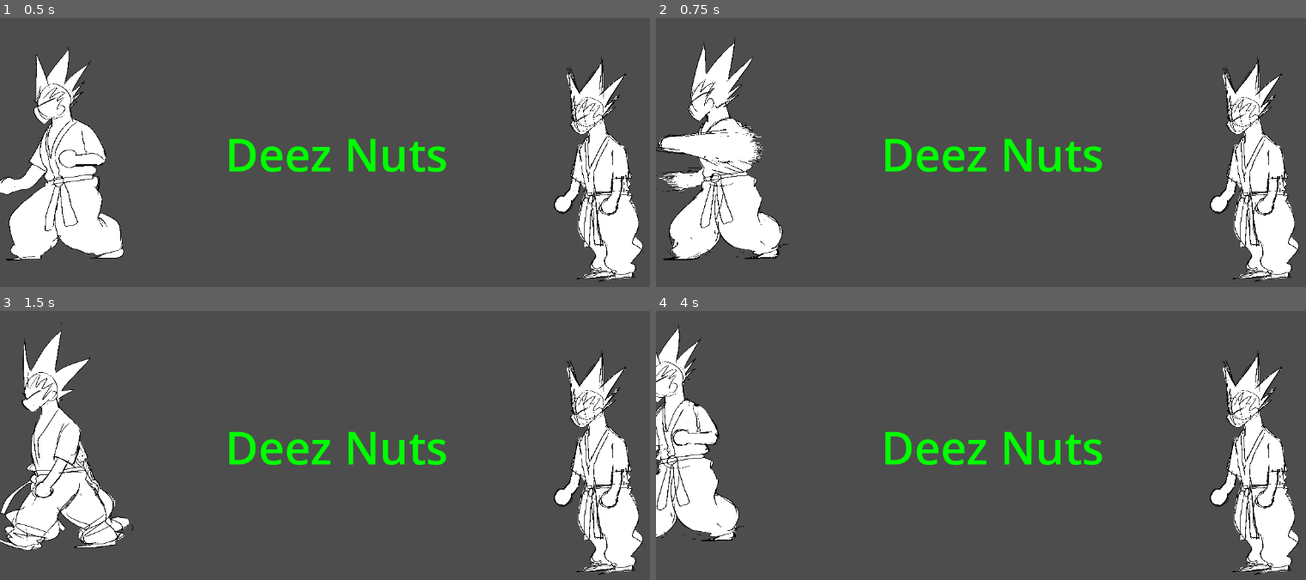
Above: before the commit, frames 1-4 (two rows, left to right).
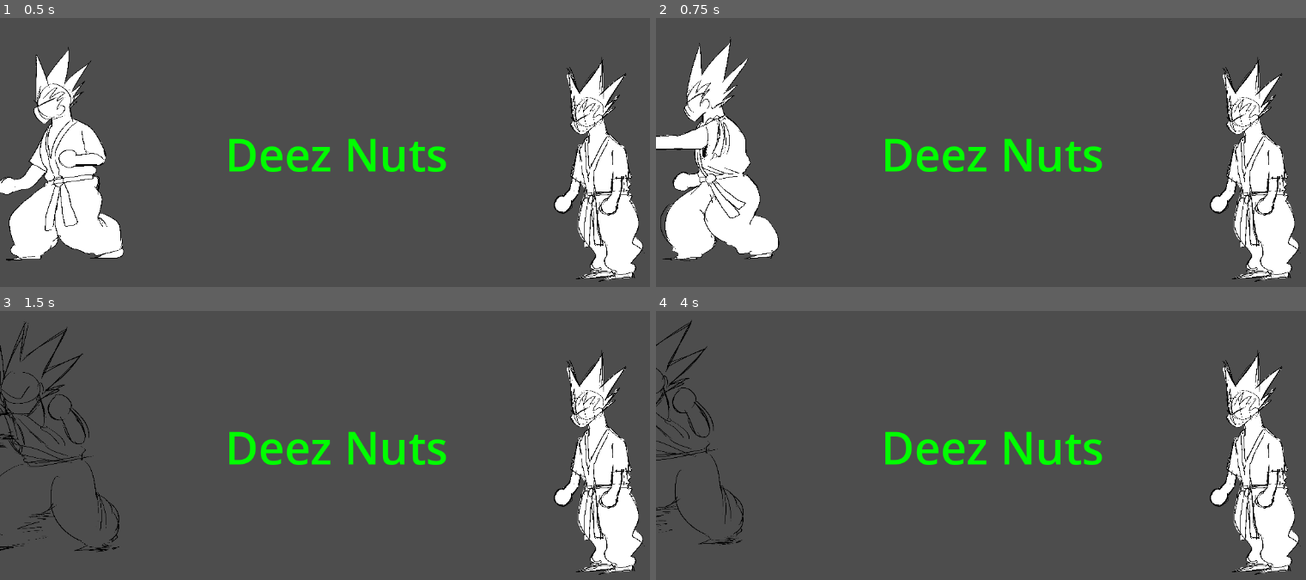
Above: after the commit, the same moments.

Repository: jazielpicon1/project-bullshit
Game: Godot game, scene res://Scenes/main.tscn
The game is run twice, just before and just after one commit, with the same random seed, the same clock (stepped at 60 frames per second) and the same inputs.
Inputs:
- Up to frame 1 (0.5 s): no input
- Up to frame 2 (0.75 s): hold J (Basic Attack punch, bound only before the commit) from 0.53 s (still down)
- Up to frame 3 (1.5 s): tap W (Jump) at 0.77 s; tap K (Heavy Punch, bound only after the commit) at 0.8, 1.35 s; release J (Basic Attack punch, bound only before the commit) at 1.28 s; hold A (Walk Backwards) from 1.28 s (still down)
- Up to frame 4 (4 s): tap W (Jump) at 1.52, 3.02, 3.77 s; tap J (Basic Attack punch, bound only before the commit) at 1.55, 3.05 s; release A (Walk Backwards) at 2.03 s; hold J (Basic Attack punch, bound only before the commit) 2.03-2.78 s; tap K (Heavy Punch, bound only after the commit) at 2.3, 3.8 s; tap S (Crouch) at 2.85 s; hold A (Walk Backwards) from 3.53 s (still down); hold D (Walk Foward) from 3.53 s (still down)

Frame 1 is identical in both runs. In frame 2, 3.4% of the frame differs, in the area x 0-21%, y 7-91%; in frame 3, 7.4%, in the area x 0-21%, y 3-90%; in frame 4, 5.8%.

Commit message:
Karate Man's Heavy punch animated
-Implemented Karate's Man Heavy Punch animation
- Changed "Basic Attack Punch" to light punch
-Use "K" to use Heavy Punch in the scenes

Diff:
--- a/Scenes/player_1.tscn
+++ b/Scenes/player_1.tscn
@@ -1,11 +1,16 @@
-[gd_scene load_steps=28 format=3 uid="uid://cwcu54gcbtjdl"]
+[gd_scene load_steps=38 format=3 uid="uid://cwcu54gcbtjdl"]
 
 [ext_resource type="Script" uid="uid://dkp00fykuwao3" path="res://Scripts/player_1.gd" id="1_c4k0l"]
+[ext_resource type="Texture2D" uid="uid://bagfh8lyeje5x" path="res://assets/karate_man/km_super-punch0000.png" id="2_kslfe"]
 [ext_resource type="Texture2D" uid="uid://brfgmdmmeuxmo" path="res://assets/karate_man/km_walk.png" id="3_aatkl"]
+[ext_resource type="Texture2D" uid="uid://bnsv6q3qf1sli" path="res://assets/karate_man/km_super-punch0003.png" id="3_k46vw"]
 [ext_resource type="Texture2D" uid="uid://cl8yy274gl8b7" path="res://assets/karate_man/38e.png" id="3_lp8rx"]
 [ext_resource type="Texture2D" uid="uid://di026bfwtj4qr" path="res://assets/karate_man/38f.png" id="4_jkush"]
+[ext_resource type="Texture2D" uid="uid://ua78wiqyog55" path="res://assets/karate_man/km_super-punch0004.png" id="4_xg3ne"]
 [ext_resource type="Texture2D" uid="uid://1vnjwpcorgmi" path="res://assets/karate_man/km_punch0000.png" id="5_2ympu"]
+[ext_resource type="Texture2D" uid="uid://dpuod15hy1sey" path="res://assets/karate_man/km_super-punch0006.png" id="5_tyugg"]
 [ext_resource type="Texture2D" uid="uid://6ysvfbtvu1bx" path="res://assets/karate_man/km_punch0002.png" id="6_1fs8r"]
+[ext_resource type="Texture2D" uid="uid://byi6gyrqp1h5s" path="res://assets/karate_man/km_super-punch0007.png" id="6_q1mvt"]
 [ext_resource type="Texture2D" uid="uid://cwl465o1b7b50" path="res://assets/karate_man/km_stance0000.png" id="7_mndha"]
 [ext_resource type="Texture2D" uid="uid://5x7qi70kjgly" path="res://assets/karate_man/km_punch0003.png" id="7_s4j3i"]
 [ext_resource type="Texture2D" uid="uid://7uovh6twq5gl" path="res://assets/karate_man/km_stance0009.png" id="8_2ympu"]
@@ -13,6 +18,26 @@
 
 [sub_resource type="SpriteFrames" id="SpriteFrames_kfbq2"]
 animations = [{
+"frames": [{
+"duration": 1.0,
+"texture": ExtResource("2_kslfe")
+}, {
+"duration": 1.0,
+"texture": ExtResource("3_k46vw")
+}, {
+"duration": 1.0,
+"texture": ExtResource("4_xg3ne")
+}, {
+"duration": 1.0,
+"texture": ExtResource("5_tyugg")
+}, {
+"duration": 1.0,
+"texture": ExtResource("6_q1mvt")
+}],
+"loop": true,
+"name": &"heavy punch",
+"speed": 5.0
+}, {
 "frames": [{
 "duration": 1.0,
 "texture": ExtResource("3_aatkl")
@@ -91,6 +116,35 @@
 &"RESET": SubResource("Animation_lp8rx")
 }
 
+[sub_resource type="Animation" id="Animation_qrwht"]
+resource_name = "heavy_punch"
+length = 0.5
+loop_mode = 1
+tracks/0/type = "value"
+tracks/0/imported = false
+tracks/0/enabled = true
+tracks/0/path = NodePath("../AnimatedSprite2D:animation")
+tracks/0/interp = 1
+tracks/0/loop_wrap = true
+tracks/0/keys = {
+"times": PackedFloat32Array(0, 0.1, 0.198338, 0.297507, 0.399825),
+"transitions": PackedFloat32Array(1, 1, 1, 1, 1),
+"update": 1,
+"values": [&"heavy punch", &"heavy punch", &"heavy punch", &"heavy punch", &"heavy punch"]
+}
+tracks/1/type = "value"
+tracks/1/imported = false
+tracks/1/enabled = true
+tracks/1/path = NodePath("../AnimatedSprite2D:frame")
+tracks/1/interp = 1
+tracks/1/loop_wrap = true
+tracks/1/keys = {
+"times": PackedFloat32Array(0, 0.1, 0.199912, 0.297507, 0.399825),
+"transitions": PackedFloat32Array(1, 1, 1, 1, 1),
+"update": 1,
+"values": [0, 1, 2, 3, 4]
+}
+
 [sub_resource type="Animation" id="Animation_jkush"]
 resource_name = "punching"
 length = 0.3
@@ -179,10 +233,14 @@
 
 [sub_resource type="AnimationLibrary" id="AnimationLibrary_mndha"]
 _data = {
+&"heavy punch": SubResource("Animation_qrwht"),
 &"light punch": SubResource("Animation_jkush"),
 &"standing": SubResource("Animation_mndha"),
 &"walking": SubResource("Animation_vmi10")
 }
+
+[sub_resource type="AnimationNodeAnimation" id="AnimationNodeAnimation_kslfe"]
+animation = &"Karate Man animations/heavy punch"
 
 [sub_resource type="AnimationNodeAnimation" id="AnimationNodeAnimation_lp8rx"]
 animation = &"Karate Man animations/light punch"
@@ -206,7 +264,18 @@
 switch_mode = 2
 advance_mode = 2
 
+[sub_resource type="AnimationNodeStateMachineTransition" id="AnimationNodeStateMachineTransition_k46vw"]
+
+[sub_resource type="AnimationNodeStateMachineTransition" id="AnimationNodeStateMachineTransition_xg3ne"]
+
+[sub_resource type="AnimationNodeStateMachineTransition" id="AnimationNodeStateMachineTransition_tyugg"]
+break_loop_at_end = true
+switch_mode = 2
+advance_mode = 2
+
 [sub_resource type="AnimationNodeStateMachine" id="AnimationNodeStateMachine_qrwht"]
+"states/Karate Man animations_heavy punch/node" = SubResource("AnimationNodeAnimation_kslfe")
+"states/Karate Man animations_heavy punch/position" = Vector2(427.092, 257)
 "states/Karate Man animations_light_punch/node" = SubResource("AnimationNodeAnimation_lp8rx")
 "states/Karate Man animations_light_punch/position" = Vector2(223, 181)
 "states/Karate Man animations_standing/node" = SubResource("AnimationNodeAnimation_jkush")
@@ -214,7 +283,8 @@
 "states/Karate Man animations_walking/node" = SubResource("AnimationNodeAnimation_vmi10")
 "states/Karate Man animations_walking/position" = Vector2(634, 129)
 states/Start/position = Vector2(109, 73)
-transitions = ["Karate Man animations_standing", "Karate Man …(549 unchanged characters)… mationNodeStateMachineTransition_et7db")]
+transitions = ["Karate Man animations_standing", "Karate Man …(549 unchanged characters)… mationNodeStateMachineTransition_et7db"), "Karate Man animations_walking", "Karate Man animations_heavy punch", SubResource("AnimationNodeStateMachineTransition_k46vw"), "Karate Man animations_standing", "Karate Man animations_heavy punch", SubResource("AnimationNodeStateMachineTransition_xg3ne"), "Karate Man animations_heavy punch", "Karate Man animations_standing", SubResource("AnimationNodeStateMachineTransition_tyugg")]
+graph_offset = Vector2(-115.908, 32.6749)
 
 [node name="Player1" type="CharacterBody2D"]
 script = ExtResource("1_c4k0l")
--- a/Scripts/player_1.gd
+++ b/Scripts/player_1.gd
@@ -10,8 +10,11 @@
 func get_input():
 	var current = state_machine.get_current_node()
 	velocity = Vector2.ZERO
-	if Input.is_action_just_pressed("Basic Attack punch"):
+	if Input.is_action_just_pressed("Light Punch"):
 		state_machine.travel("Karate Man animations_light_punch")
+		return
+	if Input.is_action_just_pressed("Heavy Punch"):
+		state_machine.travel("Karate Man animations_heavy punch")
 		return
 	if Input.is_action_pressed("Walk Foward"):
 		velocity.x += 1
--- a/project.godot
+++ b/project.godot
@@ -36,8 +36,13 @@
 "events": [Object(InputEventKey,"resource_local_to_scene":false,"resource_name":"","device":-1,"window_id":0,"alt_press …(192 unchanged characters)…
 ]
 }
-"Basic Attack punch"={
+"Light Punch"={
 "deadzone": 0.2,
 "events": [Object(InputEventKey,"resource_local_to_scene":false,"resource_name":"","device":-1,"window_id":0,"alt_press …(192 unchanged characters)…
 ]
 }
+"Heavy Punch"={
+"deadzone": 0.2,
+"events": [Object(InputEventKey,"resource_local_to_scene":false,"resource_name":"","device":-1,"window_id":0,"alt_pressed":false,"shift_pressed":false,"ctrl_pressed":false,"meta_pressed":false,"pressed":false,"keycode":0,"physical_keycode":75,"key_label":0,"unicode":107,"location":0,"echo":false,"script":null)
+]
+}
